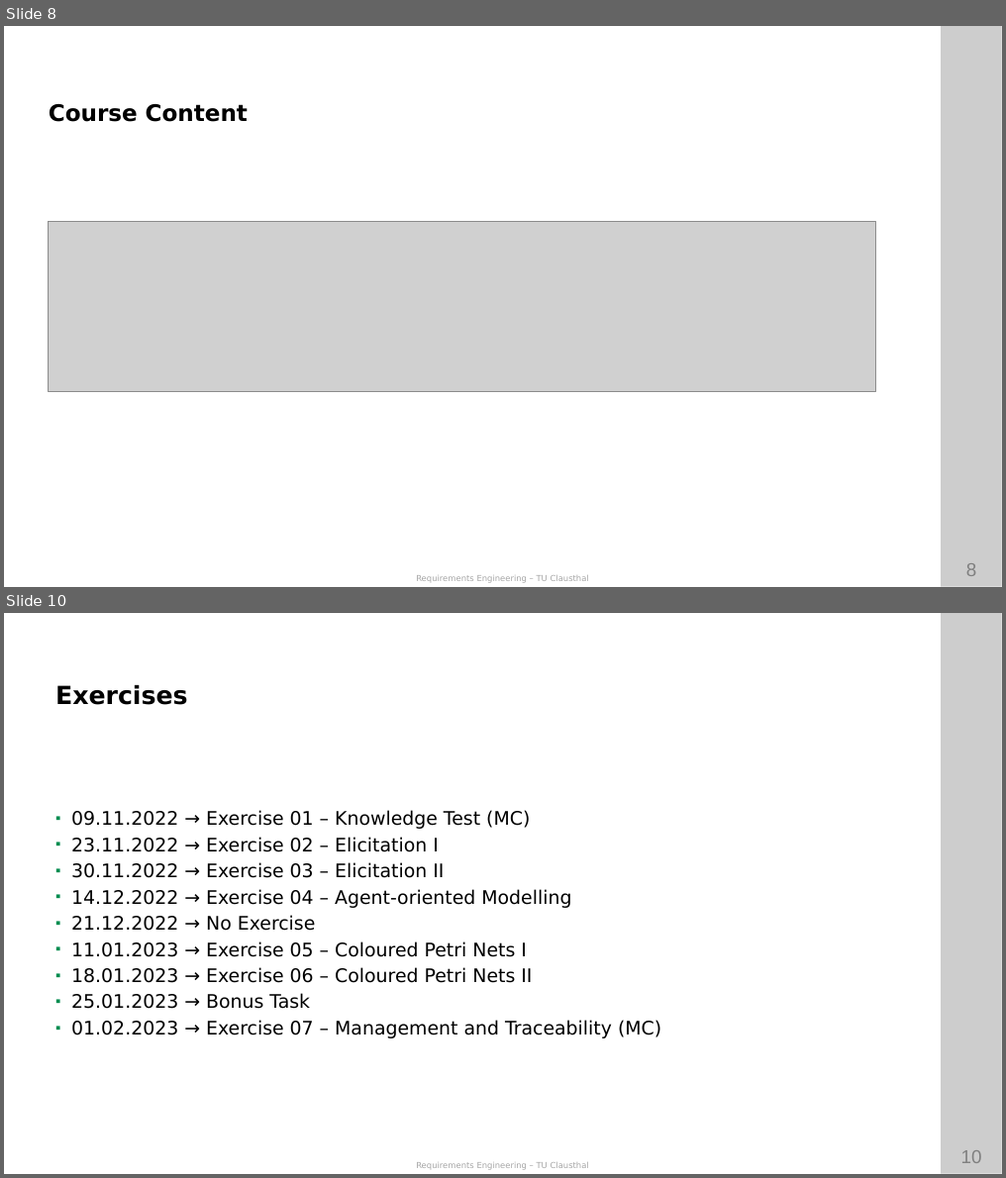
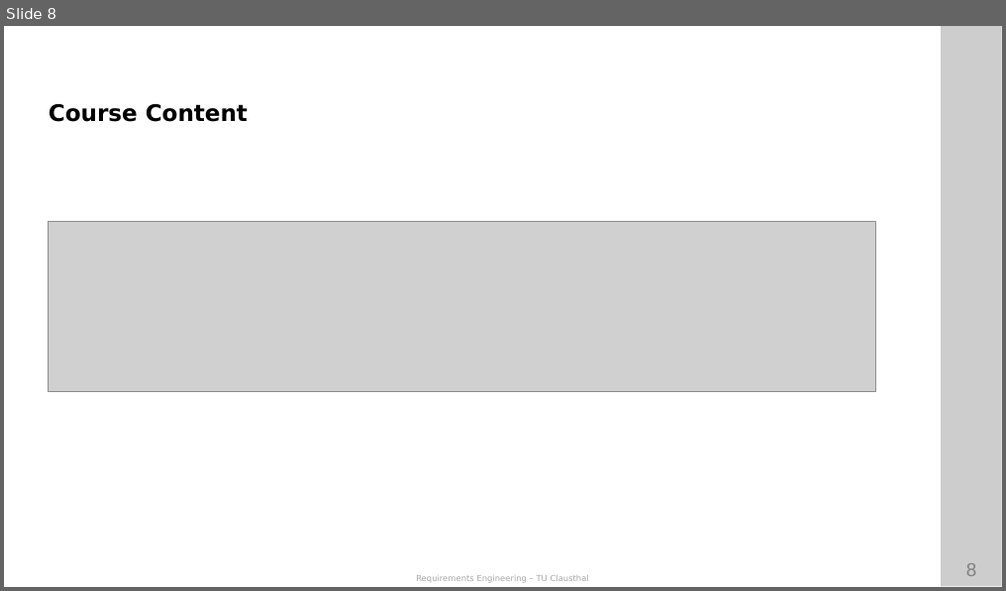
Before and after one commit to ETCE-LAB/teaching-material, a slide deck: Requirements-Engineering/RE-L00-Organization.pptx. Shown one above the other, each under a label of ours: slides 8 and 10 before the commit, slide 8 after it; the slides between them are not shown. The pictures are 1006x1178 and 1006x591 pixels, drawn with LibreOffice and Linux fonts; fonts in the diff are those of the drawing; grey boxes stand for pictures; background and template pictures are left out. Boxes give left, top, right and bottom in pixels: in the first picture for what was removed or moved away, otherwise in the second. Text is boxed around its words. In the diff, an @@ line names an element or a change of style, - is before the commit and + after.

```diff
--- a/Requirements-Engineering/RE-L00-Organization.pptx
+++ b/Requirements-Engineering/RE-L00-Organization.pptx
@@ slide 10 removed at box(4, 613, 1002, 1174), background #FFFFFF; not listed: 4 template elements that a slide beside it also shows @@
@@ text removed at box(55, 685, 188, 705) @@
-Exercises
@@ text removed at box(71, 810, 661, 1039) @@
-▪ 09.11.2022 → Exercise 01 – Knowledge Test (MC)
-▪ 23.11.2022 → Exercise 02 – Elicitation I
-▪ 30.11.2022 → Exercise 03 – Elicitation II
-▪ 14.12.2022 → Exercise 04 – Agent-oriented Modelling
-▪ 21.12.2022 → No Exercise
-▪ 11.01.2023 → Exercise 05 – Coloured Petri Nets I
-▪ 18.01.2023 → Exercise 06 – Coloured Petri Nets II
-▪ 25.01.2023 → Bonus Task
-▪ 01.02.2023 → Exercise 07 – Management and Traceability (MC)
```
Also in this commit, not shown: 1 slide changed, 1 slide added.
